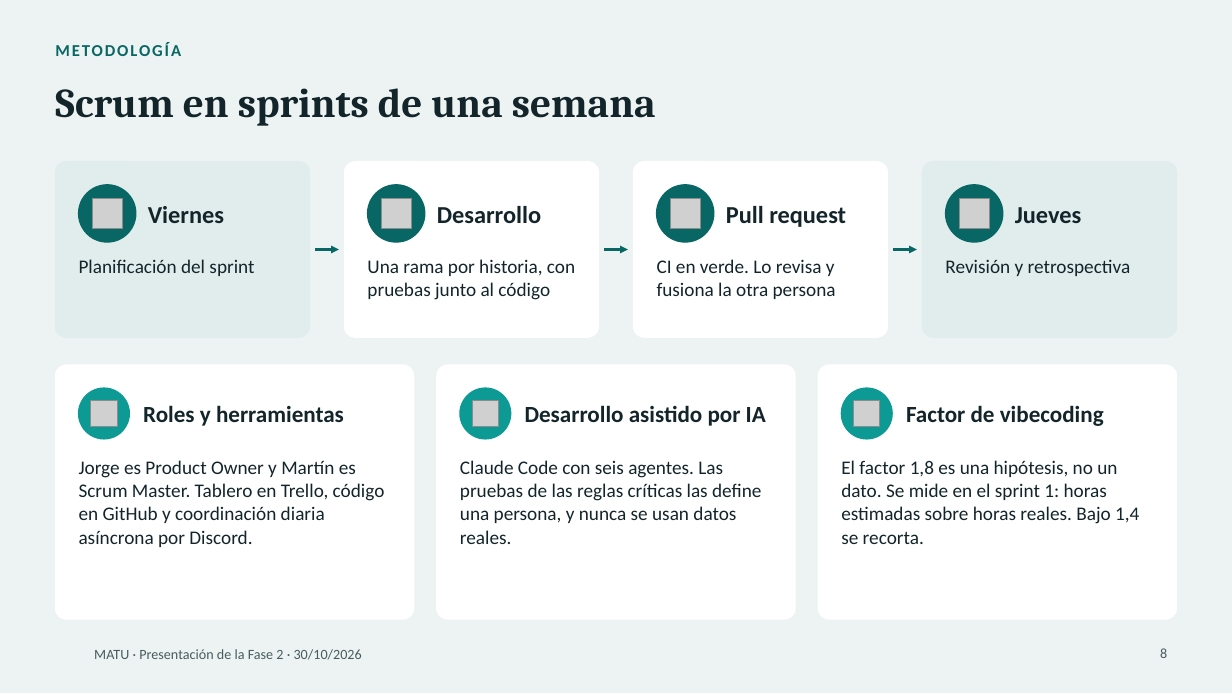
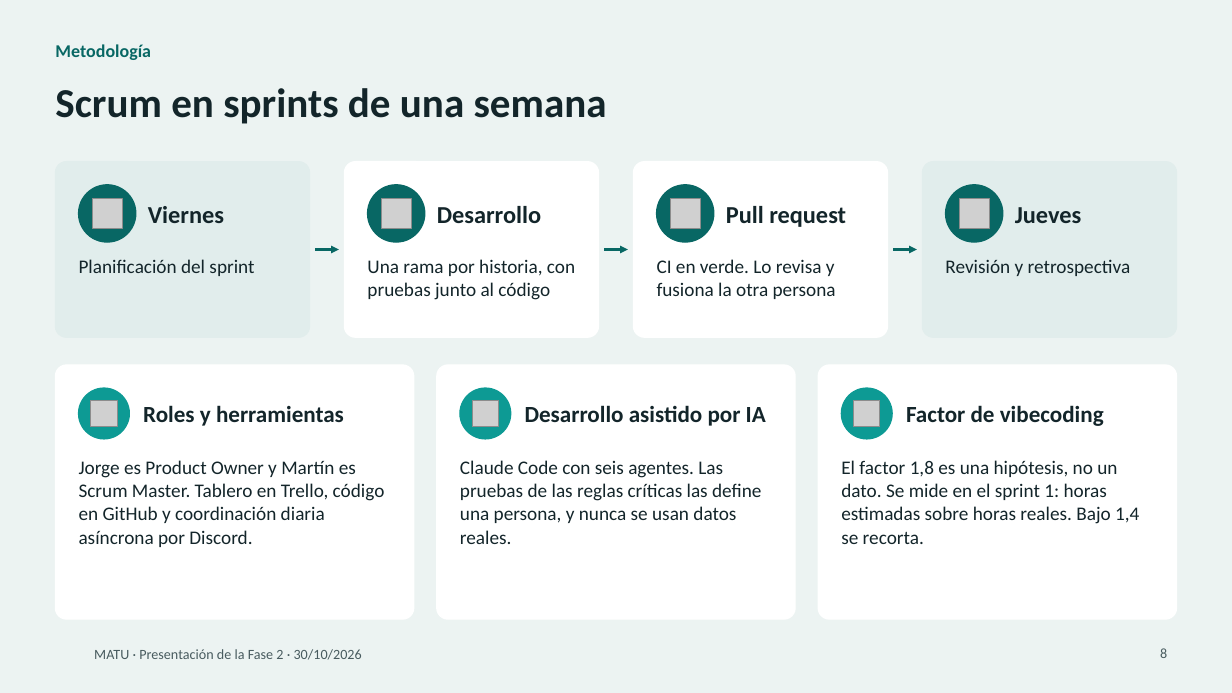
Before and after one commit to MartinHenriquez131/MATU, a slide deck: slide 8 of Fase 2/Evidencias Proyecto/MATU_Presentacion_Fase2.pptx. Drawn at 1232x693 pixels with LibreOffice and Linux fonts; fonts in the diff are those of the drawing; grey boxes stand for pictures; background and template pictures are left out. Boxes give left, top, right and bottom in pixels: in the first picture for what was removed or moved away, otherwise in the second. Text is boxed around its words. In the diff, an @@ line names an element or a change of style, - is before the commit and + after.

```diff
--- a/Fase 2/Evidencias Proyecto/MATU_Presentacion_Fase2.pptx
+++ b/Fase 2/Evidencias Proyecto/MATU_Presentacion_Fase2.pptx
@@ text at [55, 44, 151, 60]: text changed; size 13 to 14 pt @@
-METODOLOGÍA
+Metodología
@@ title "Scrum en sprints de una ..." at [55, 88, 607, 124]: font Cambria to Calibri @@
```
Also in this commit, not shown: 16 other slides changed, 1 slide added, 2 other files.
